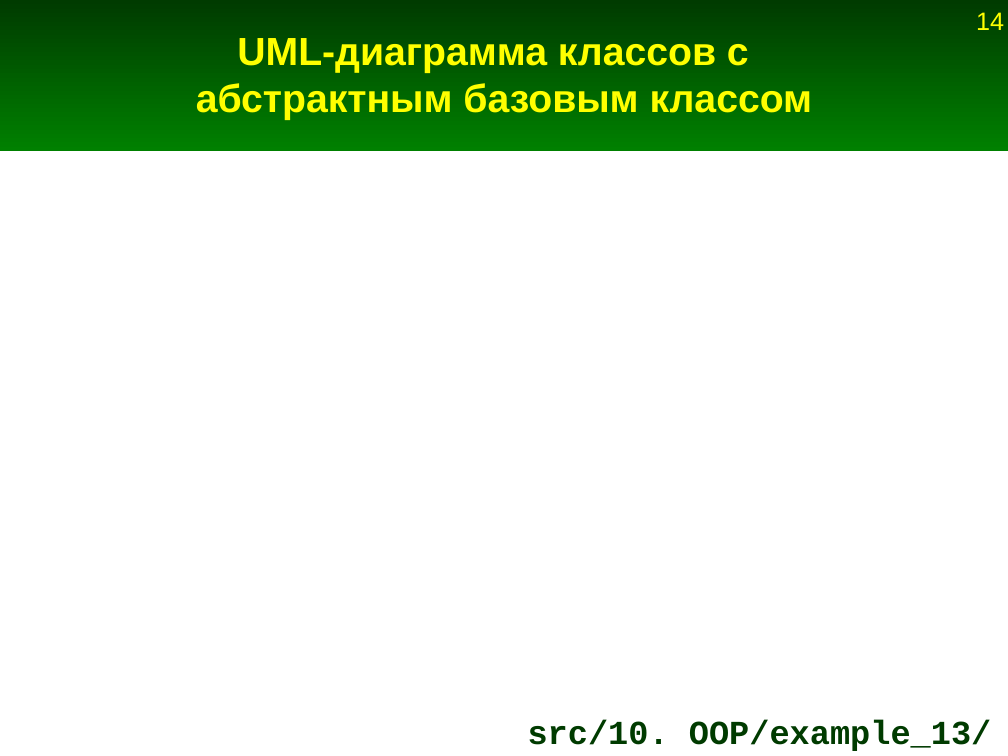
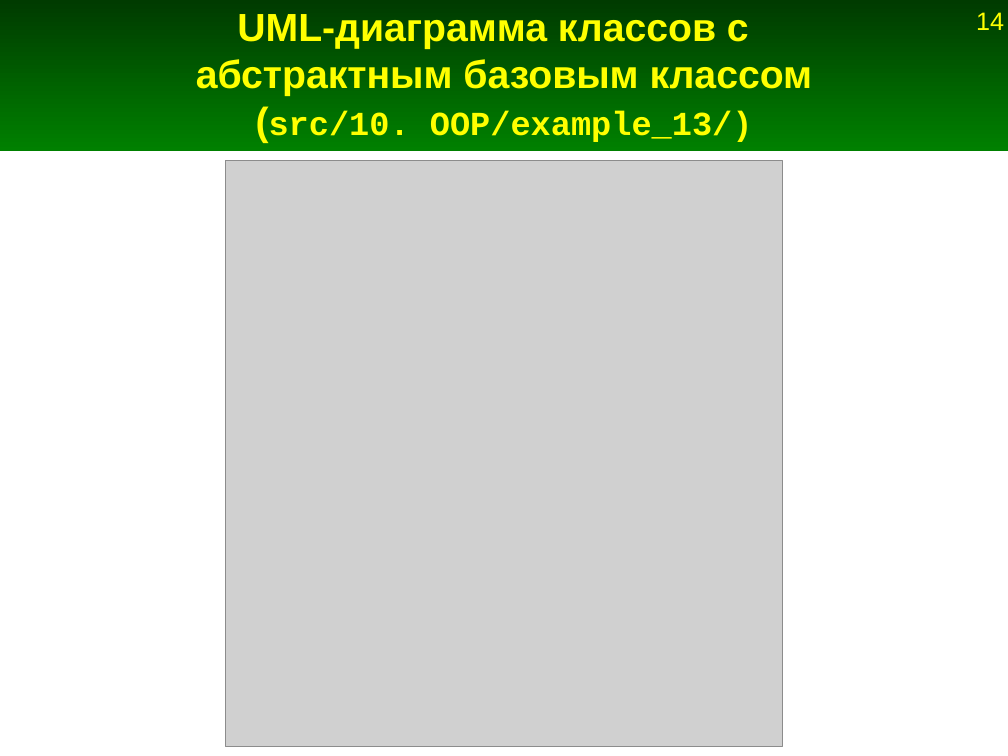
Before and after one commit to Jenyay/modelling, a slide deck: slide 14 of python language/presentations/12. OOP.odp. Drawn at 1008x756 pixels with LibreOffice and Linux fonts; fonts in the diff are those of the drawing; grey boxes stand for pictures. Boxes give left, top, right and bottom in pixels: in the first picture for what was removed or moved away, otherwise in the second. Text is boxed around its words. In the diff, an @@ line names an element or a change of style, - is before the commit and + after.

```diff
--- a/python language/presentations/12. OOP.odp
+++ b/python language/presentations/12. OOP.odp
@@ title at [196,14,813,142]: text changed @@
-UML-диаграмма классов с
-абстрактным базовым классом
+UML-диаграмма классов с
+абстрактным базовым классом
+(src/10. OOP/example_13/)
@@ picture added at [225,161,782,747] @@
@@ title removed at [528,719,992,751] @@
-src/10. OOP/example_13/
```
Also in this commit, not shown: 5 other slides changed.
